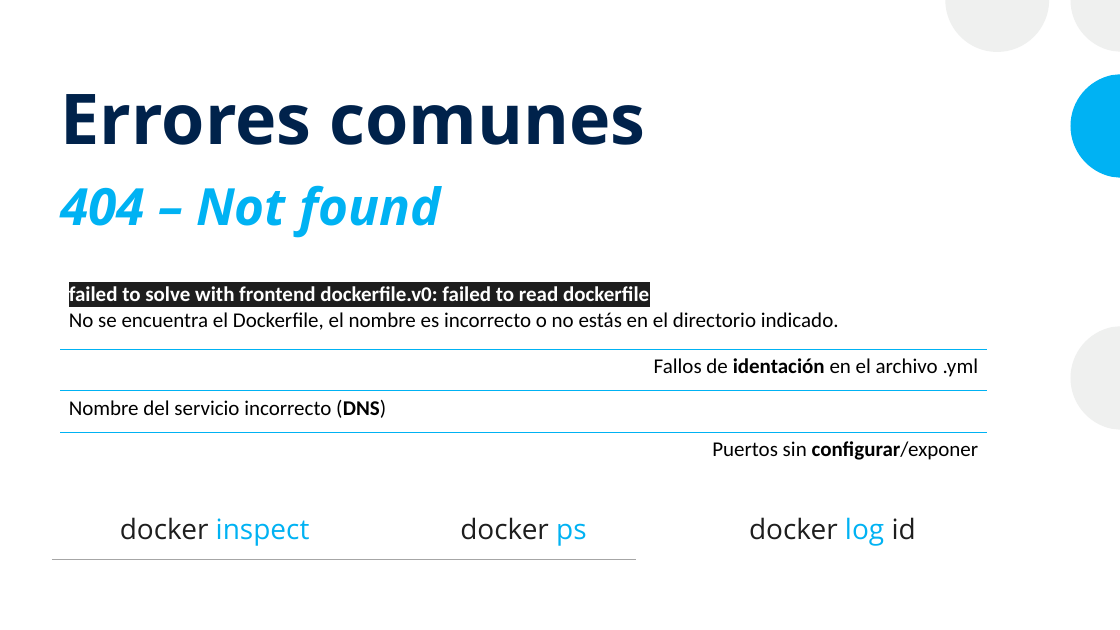
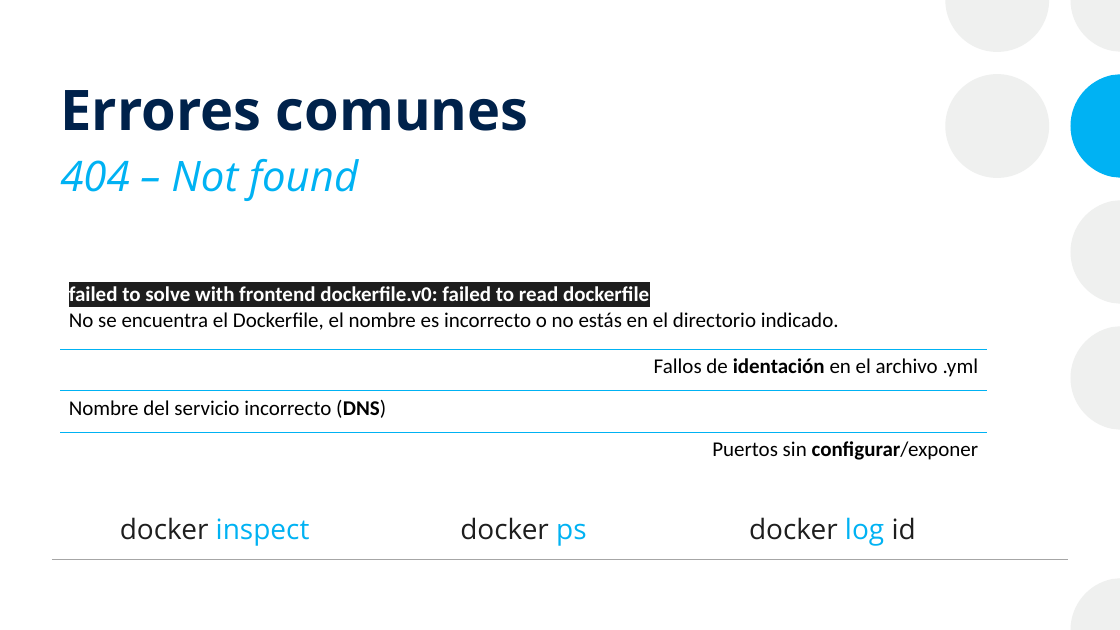
Before and after one commit to josanri/docker-workshop, a slide deck: slide 57 of Introducción a Docker.pptx. Drawn at 1120x630 pixels with LibreOffice and Linux fonts; fonts in the diff are those of the drawing. Boxes give left, top, right and bottom in pixels: in the first picture for what was removed or moved away, otherwise in the second. Text is boxed around its words. In the diff, an @@ line names an element or a change of style, - is before the commit and + after.

Commit message:
Quality of Presentation changes
Accesiblity (added subtitles) and differenciated between titles, set
higher contrast for container cubes, removed network port simulation.
Added references to docker init and docker scout.

```diff
--- a/Introducción a Docker.pptx
+++ b/Introducción a Docker.pptx
@@ rectangle removed at bbox=[0, 0, 1120, 630] @@
@@ title "Errores comunes" at bbox=[60, 90, 529, 131]: size 60 to 48 pt @@
@@ ellipse added at bbox=[945, 74, 1049, 178], fill #EFF0EF @@
@@ subtitle "404 – Not found": place and size @@
-subtitle "404 – Not found" at bbox=[60, 185, 441, 238]
+subtitle "404 – Not found" at bbox=[60, 159, 358, 201]
@@ subtitle "404 – Not found" at bbox=[60, 159, 358, 201]: size 44 to 36 pt, bold off; more space between paragraphs @@
@@ line added from (52, 560) to (1068, 560), #A6A6A6 1 pt @@
```
Also in this commit, not shown: 64 other slides changed, 4 slides added, 3 slides removed, 1 other file.
